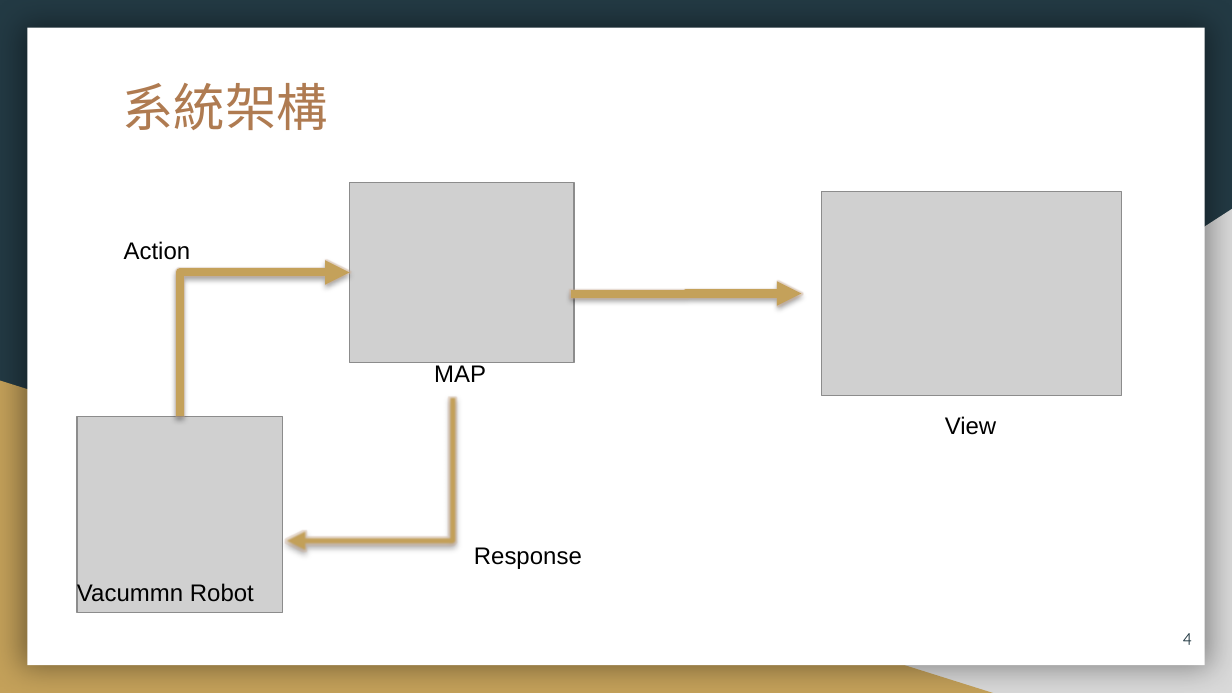
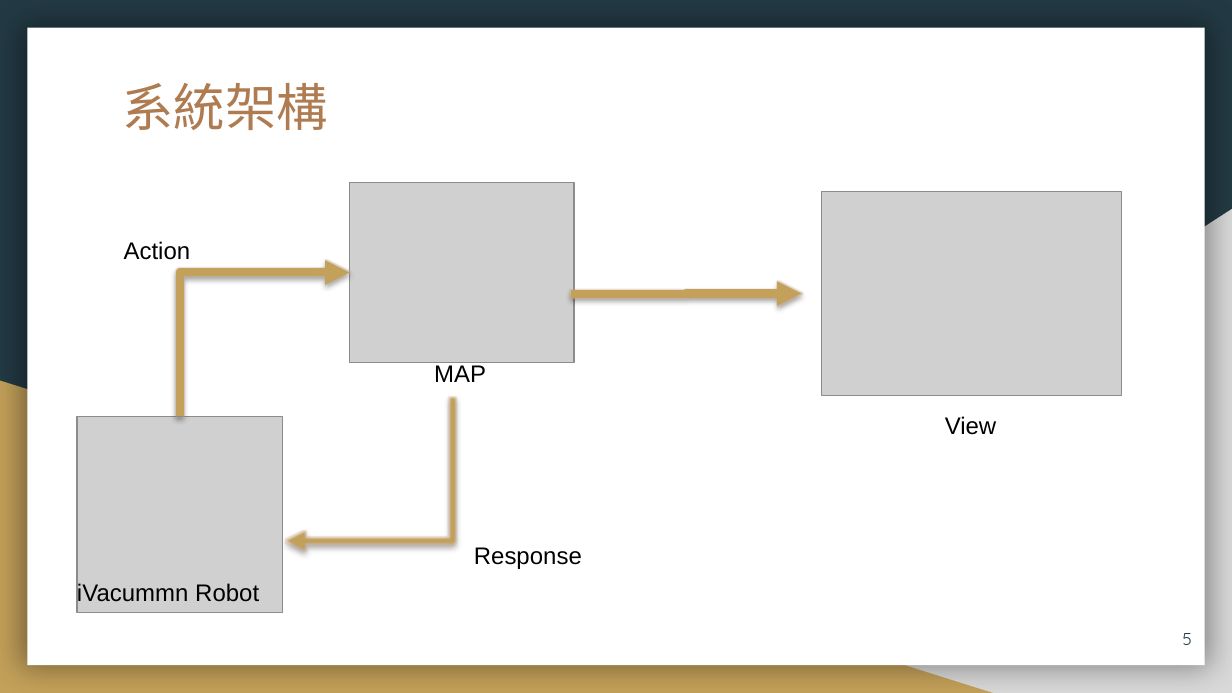
Before and after one commit to 106971001/AI, a slide deck: slide 5 of AI_Filnal_ppt.pptx (slide 4 before the commit). Drawn at 1232x693 pixels with LibreOffice and Linux fonts; fonts in the diff are those of the drawing; grey boxes stand for pictures. Boxes give left, top, right and bottom in pixels: in the first picture for what was removed or moved away, otherwise in the second. Text is boxed around its words. In the diff, an @@ line names an element or a change of style, - is before the commit and + after.

```diff
--- a/AI_Filnal_ppt.pptx
+++ b/AI_Filnal_ppt.pptx
@@ text at [77, 581, 259, 606]: text changed @@
-Vacummn Robot
+iVacummn Robot
@@ page number at [1183, 633, 1192, 645]: text changed @@
-4
+5
```
Also in this commit, not shown: 10 other slides changed, 10 slides added, 3 slides removed, 9 other files.
